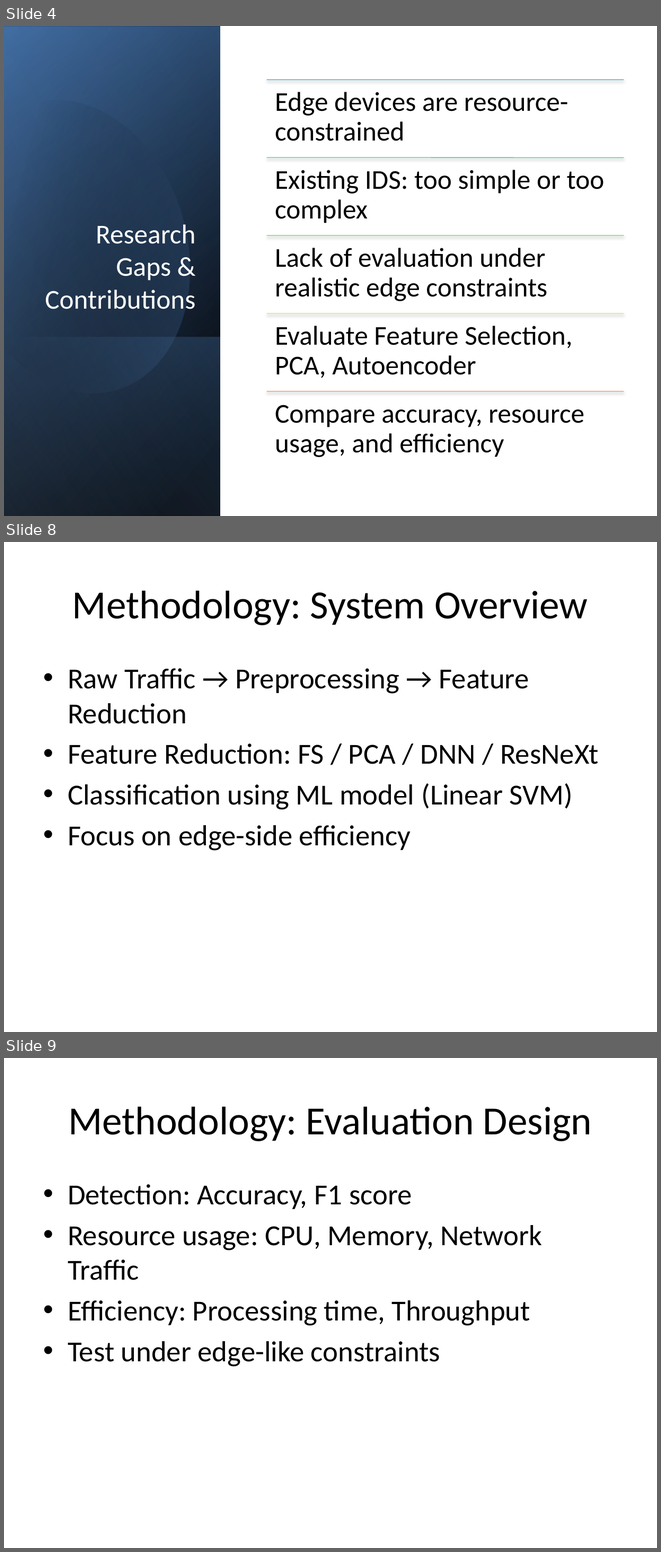
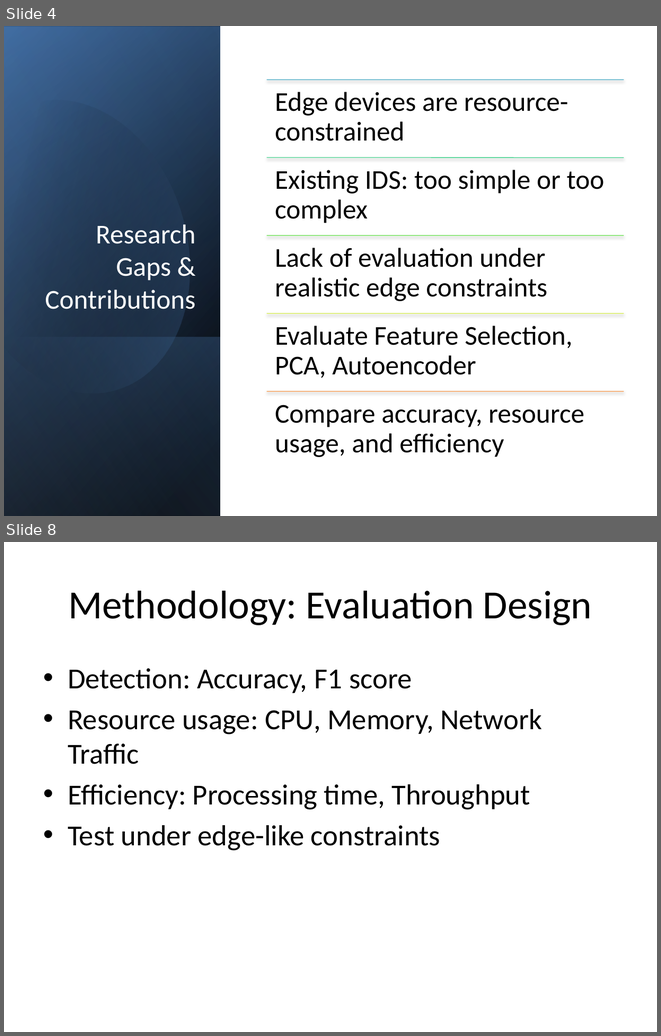
Before and after one commit to YMa10-ACS/Edge-IDS-Framework, a slide deck: Presentation/IoMT_IDS_Presentation.pptx. Shown one above the other, each under a label of ours: slides 4, 8 and 9 before the commit, slides 4 and 8 after it; the slides between them are not shown. The pictures are 661x1552 and 661x1036 pixels, drawn with LibreOffice and Linux fonts; fonts in the diff are those of the drawing. Boxes give left, top, right and bottom in pixels: in the first picture for what was removed or moved away, otherwise in the second. Text is boxed around its words. In the diff, an @@ line names an element or a change of style, - is before the commit and + after.

```diff
--- a/Presentation/IoMT_IDS_Presentation.pptx
+++ b/Presentation/IoMT_IDS_Presentation.pptx
@@ slide 8 removed at (4,542,657,1032), background #FFFFFF @@
@@ title removed at (72,590,588,625) @@
-Methodology: System Overview
@@ text removed at (68,668,599,850) @@
-• Raw Traffic → Preprocessing → Feature Reduction
-• Feature Reduction: FS / PCA / DNN / ResNeXt
-• Classification using ML model (Linear SVM)
-• Focus on edge-side efficiency
@@ what was slide 9 is now slide 8 @@
```
Also in this commit, not shown: 3 slides changed, 1 slide added, 1 other slide removed, 6 other files.
